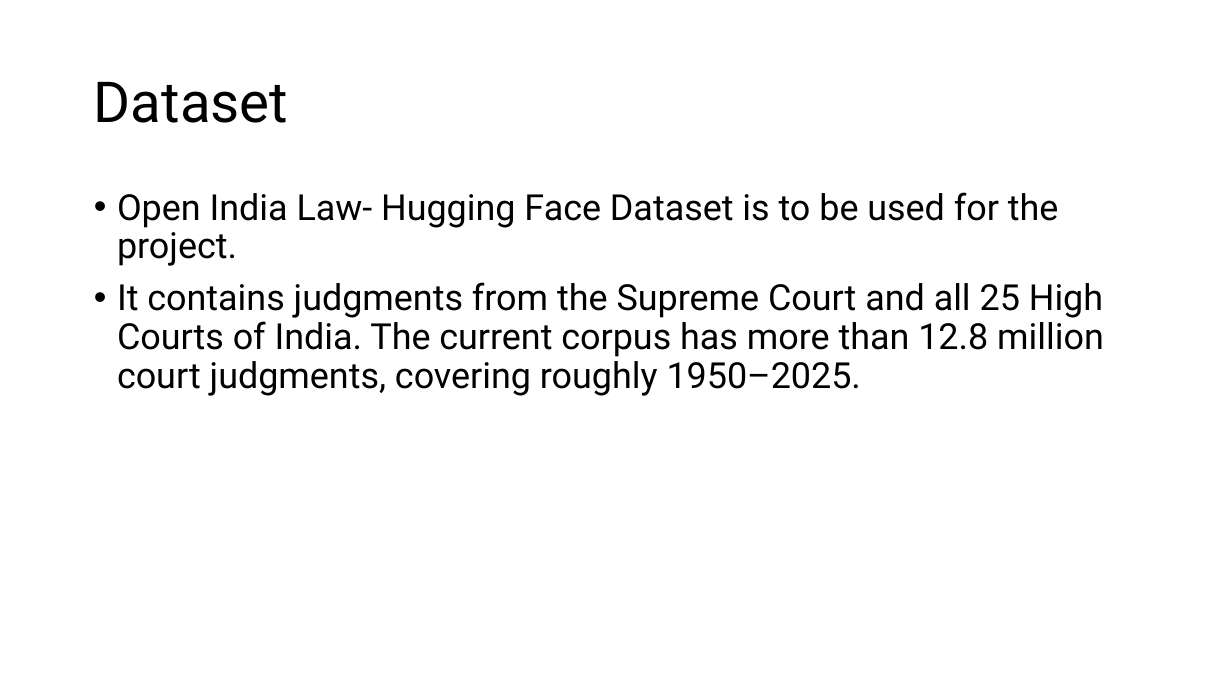
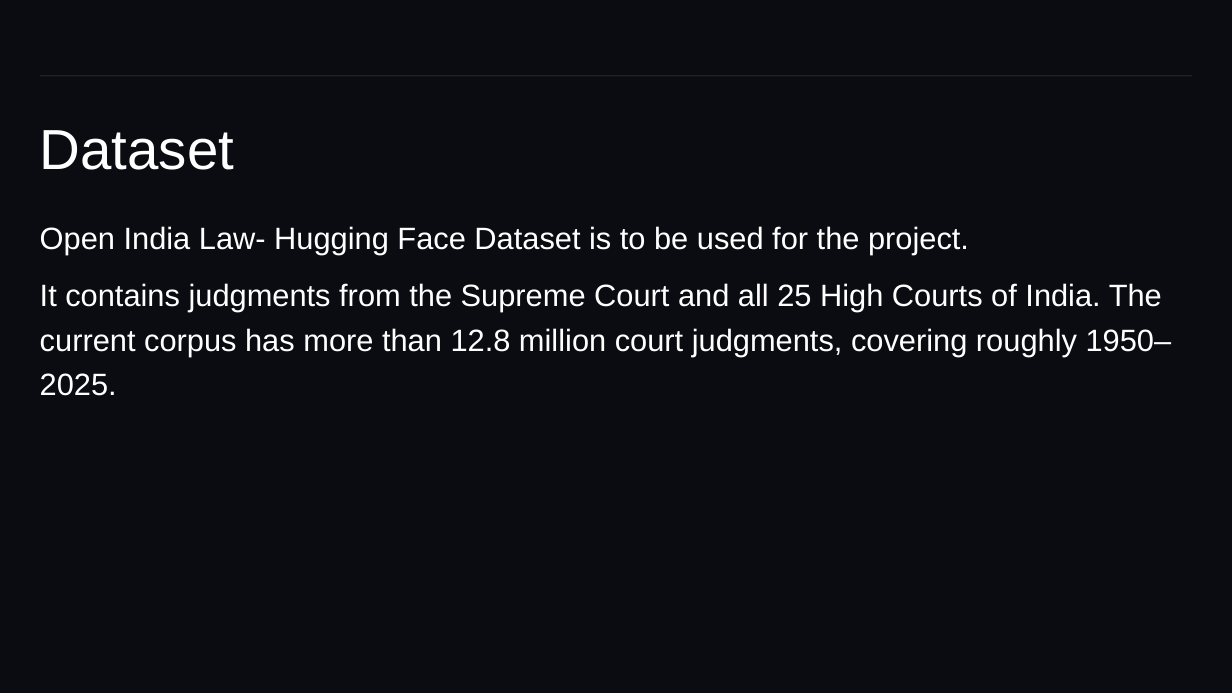
Before and after one commit to AryanArora13/Project-work, a slide deck: slide 5 of Zeroth review - Legal RAG.pptx. Drawn at 1232x693 pixels with LibreOffice and Linux fonts; fonts in the diff are those of the drawing. Boxes give left, top, right and bottom in pixels: in the first picture for what was removed or moved away, otherwise in the second. Text is boxed around its words. In the diff, an @@ line names an element or a change of style, - is before the commit and + after.

```diff
--- a/Zeroth review - Legal RAG.pptx
+++ b/Zeroth review - Legal RAG.pptx
@@ background #FFFFFF to #0B0C12 @@
@@ title "Dataset": place and size @@
-title "Dataset" at (94,82,288,123)
+title "Dataset" at (40,130,234,170)
@@ title "Dataset" at (40,130,234,170): font Roboto to Arial, text colour #000000 to #FFFFFF; line spacing 0.9 to 0.85; vertical alignment middle to bottom @@
@@ line added from (1192, 76) to (40, 76), #BFBFBF 0.5 pt @@
@@ text "Open India Law- Hugging Face ...": place and size @@
-text "Open India Law- Hugging Face ..." at (117,192,1104,396)
+text "Open India Law- Hugging Face ..." at (40,226,1172,396)
@@ text "Open India Law- Hugging Face ..." at (40,226,1172,396): size 28 to 24 pt, font Roboto to Arial, text colour #000000 to #FFFFFF; bullet • to none; line spacing 0.9 to 1.2 @@
```
Also in this commit, not shown: 5 other slides changed, 1 other file.
